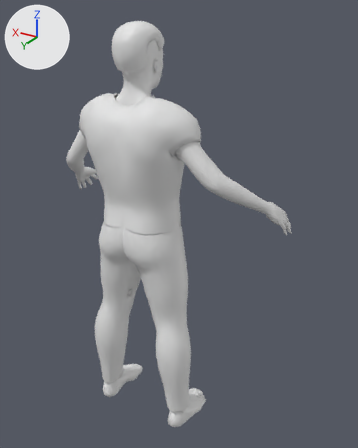
One commit to the glTF model corpos/corpo-adulto-m-magro.glb: the scene before it, then after it.
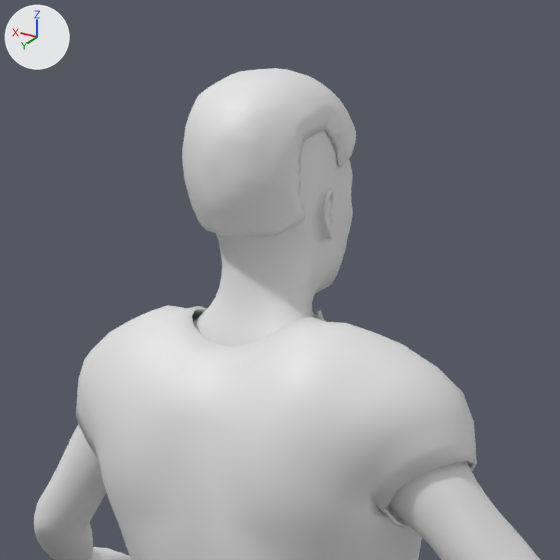
There are two pictures of each version: one whole from a camera (50 mm lens) standing at (-1.168, 1.74, 0.955) and looking at (-0.086, -0.064, 0.053), one close up on the part from 16% to 63% of the width and 0% to 38% of the height. The axes (+X, +Y, +Z) are drawn at upper left. The lights are the same throughout. The older version's two pictures come first. Vertices at exactly the same position are counted once.

Names of what the first close-up shows: 'cabelo', 'camiseta', 'pele'.
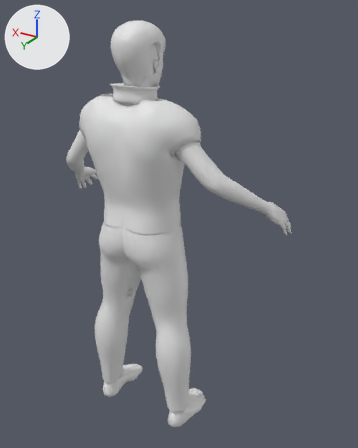
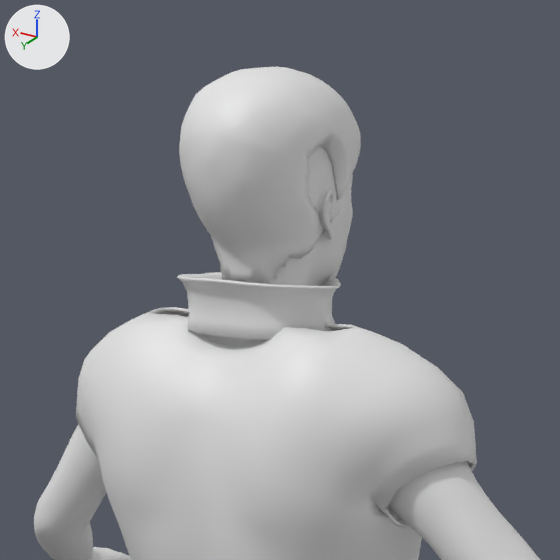
Changed parts and their boxes (x1, y1, x2, y2) in the close-ups (560 x 560 px; the box of a moved part takes in the faces that stretch with it):
'camiseta', reshaped
    before: (76, 305, 477, 560)
    after: (76, 307, 477, 560)
'cabelo', reshaped (28% taller)
    before: (182, 68, 356, 237)
    after: (179, 67, 361, 284)
'gola', added
    after: (177, 272, 341, 340)
part 2 of me_camiseta_009, moved or reshaped
    before: (119, 305, 375, 364)
    after: (119, 307, 375, 364)

The change, as a list of edits to the scene's bpy script:
```text
Change me_cabelo_009:
    used by ob_cabelo; location = (0.0, 0.0, 0.0)
    remove me_cabelo_009.from_pydata(...)  # 2252 vertices, 4500 faces; spans x -0.081..0.081, y -0.014..0.209, z 0.743..0.919
    add me_cabelo_009.from_pydata(...)  # 2304 vertices, 4500 faces; spans x -0.09..0.09, y -0.018..0.213, z 0.685..0.921
    me_cabelo_009 part 1: 5 vertices moved within x -0.04..0.04, y -0.007..0.196, z 0.792..0.884; 2219 vertices removed from x -0.081..0.081, y -0.014..0.209, z 0.743..0.919; 1824 vertices added at x -0.09..0.09, y -0.018..0.213, z 0.685..0.921
    other edits to the shape of me_cabelo_009 do not show in these pictures
Change me_camiseta_009:
    used by ob_camiseta; location = (0.0, 0.0, 0.0)
    remove me_camiseta_009.from_pydata(...)  # 1986 vertices, 3980 faces; spans x -0.286..0.286, y -0.035..0.266, z 0.112..0.654
    add me_camiseta_009.from_pydata(...)  # 2002 vertices, 4012 faces; spans x -0.286..0.286, y -0.035..0.266, z 0.112..0.647
    me_camiseta_009 part 2
    44 vertices are removed from x -0.13..0.13, y 0.063..0.171, z 0.644..0.654
    166 faces are deleted
    18 vertices move from x -0.111..0.111, y 0.04..0.168, z 0.644..0.653 to x -0.11..0.11, y 0.04..0.173, z 0.643..0.647
    60 vertices are added at x -0.142..0.142, y 0.058..0.175, z 0.643..0.647
    198 new faces join them
Add me_gola_009:
    me_gola_009.from_pydata(...)  # 480 vertices, 960 faces; spans x -0.102..0.102, y 0.021..0.206, z 0.633..0.698
Add ob_gola:
    ob_gola = bpy.data.objects.new('gola', me_gola_009)
    ob_gola.location = (0.0, 0.0, 0.0)
```
